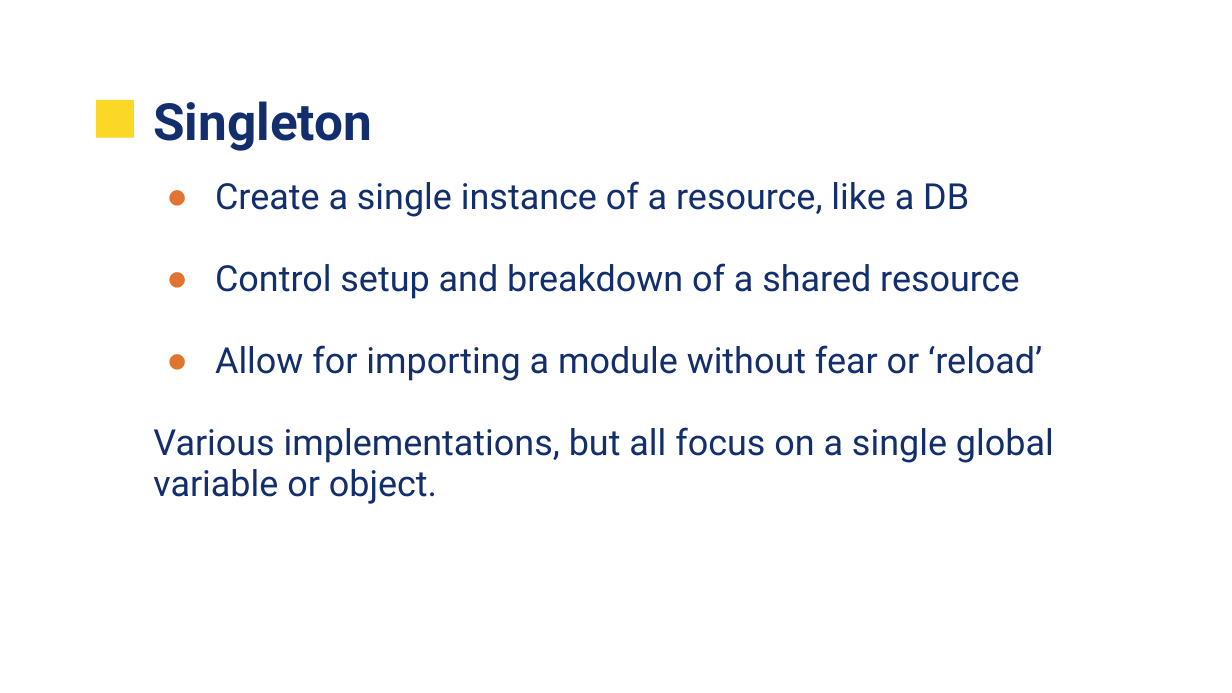
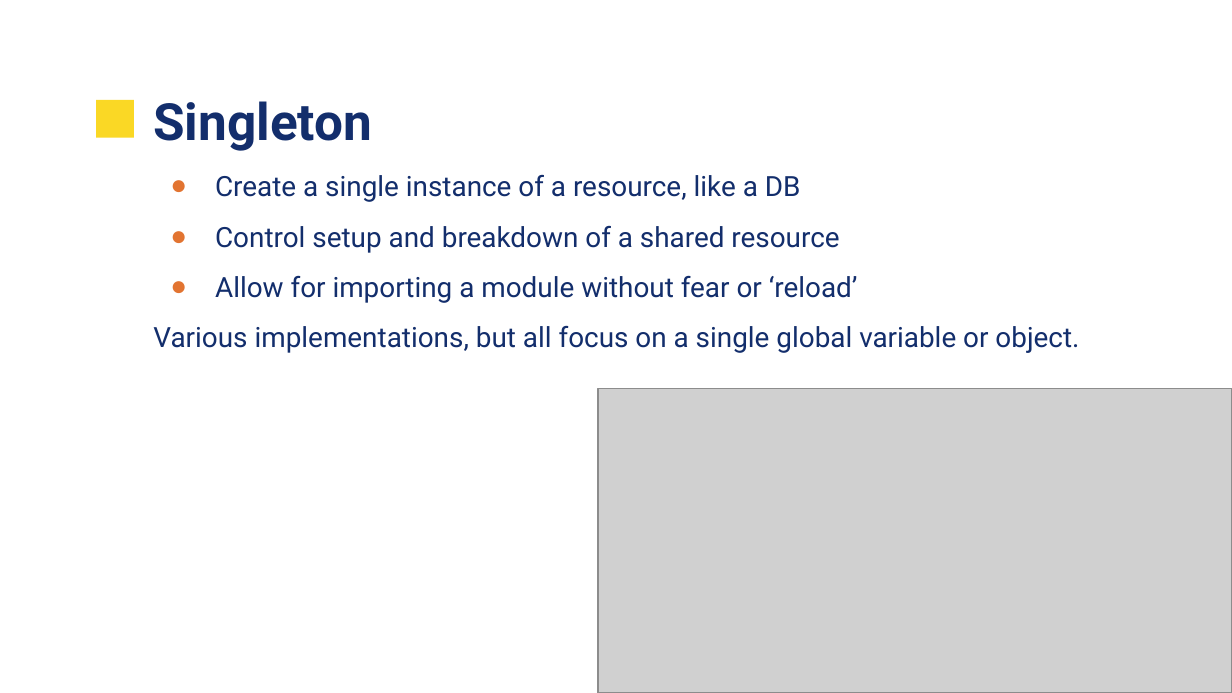
Before and after one commit to UVADS/data_engineering, a slide deck: slide 15 of sw_skills/SW_Skills_2.pptx. Drawn at 1232x693 pixels with LibreOffice and Linux fonts; fonts in the diff are those of the drawing; grey boxes stand for pictures; background and template pictures are left out. Boxes give left, top, right and bottom in pixels: in the first picture for what was removed or moved away, otherwise in the second. Text is boxed around its words. In the diff, an @@ line names an element or a change of style, - is before the commit and + after.

```diff
--- a/sw_skills/SW_Skills_2.pptx
+++ b/sw_skills/SW_Skills_2.pptx
@@ text "Create a single instance of ..." at (153, 175, 1079, 353): size 21 to 16.3 pt; indent changed; line spacing 0.95 to 0.75 @@
@@ picture added at (598, 389, 1232, 693) @@
```
Also in this commit, not shown: 4 other slides changed, 2 other files.
